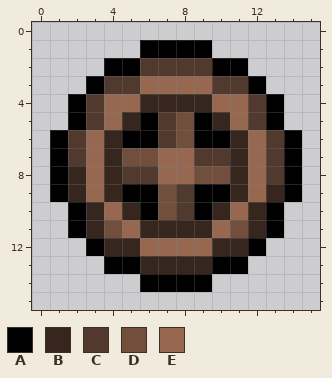
File history of a pixel-art sprite, objects/generic/redvalve/redvalveicon.png. Above is the file before it was changed.
The file is 16x16 pixels.
Palette (. is transparent): A #000000  B #36261e  C #513a2d  D #714f3c  E #976750
And afterwards:
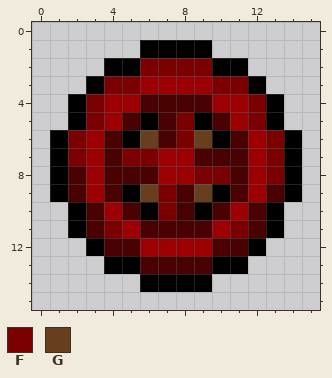
Colours new in this view: F #7b0002  G #673f1f
Edits made:
@@ palette @@
-B #36261e
+B #4a0102
-E #976750
+E #9d0003
@@ x 0..15 @@
  1 ......AAAA......
- 2 ....AACCCCAA....
- 3 ...ACCEEEECCA...
- 4 ..ACEEBBBBEECA..
- 5 ..ACEBACDABECA..
- 6 .ACEBAACDAABECA.
- 7 .ACEBDDEECCBECA.
- 8 .ABEBCCEEDDBECA.
- 9 .ABEBAADCAABEBA.
-10 ..ABEBADCABEBA..
-11 ..ABDEBBBBEDBA..
+ 2 ....AAFFFFAA....
+ 3 ...AFFEEEEFFA...
+ 4 ..AFEEBBBBEEFA..
+ 5 ..AFEBABFABEFA..
+ 6 .AFEBAGBFGABEFA.
+ 7 .AFEBFFEEBBBEFA.
+ 8 .ABEBBBEEFFBEFA.
+ 9 .ABEBAGFBGABEBA.
+10 ..ABEBAFBABEBA..
+11 ..ABFEBBBBEFBA..
 12 ...ABBEEEEBBA...
Where, in picture pixels (left, top, right, bottom), the same in both pictures:
changed: (68, 58, 284, 274)
